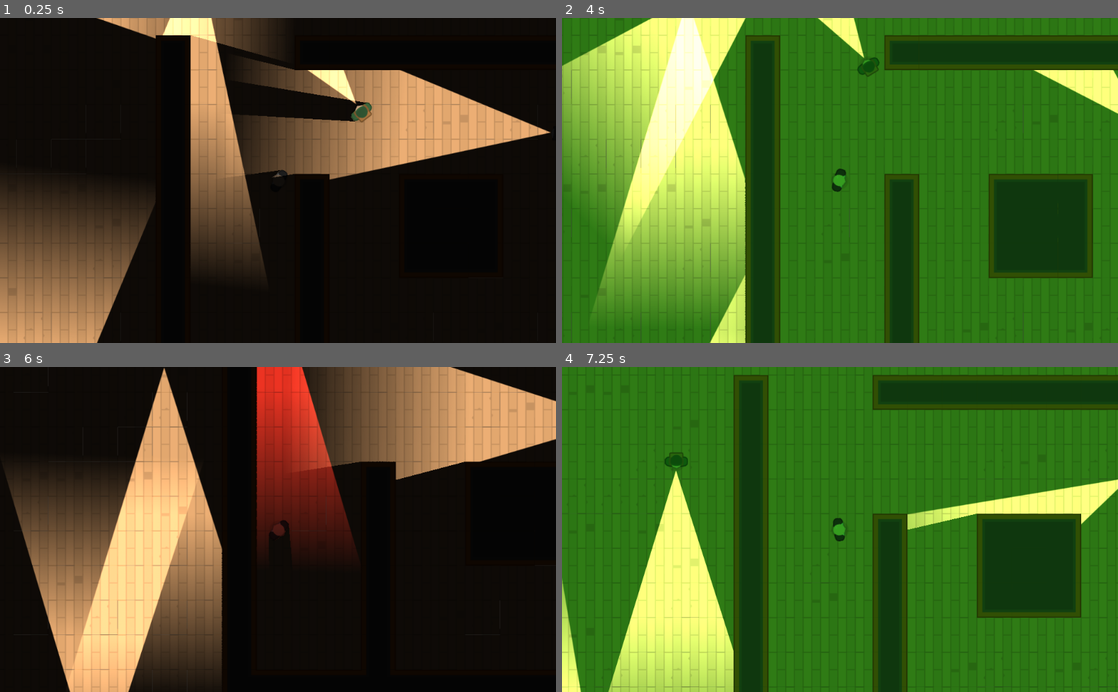
Above: before the commit, frames 1-4 (two rows, left to right).
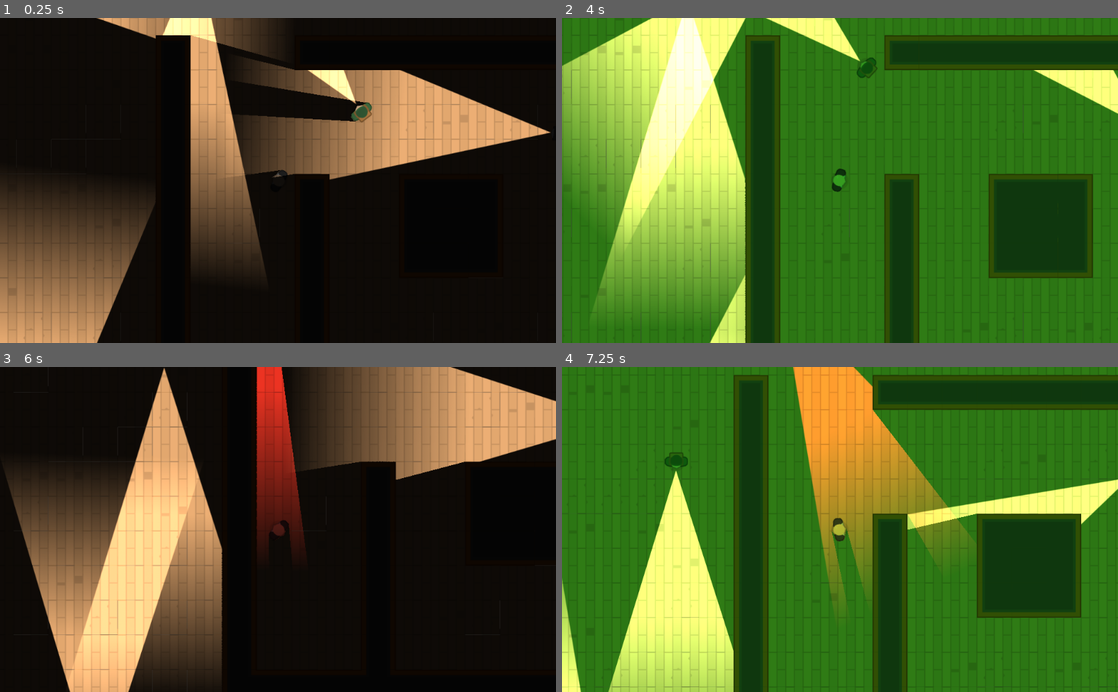
Above: after the commit, the same moments.

Repository: ericmdunn/Heist-Meisters
Game: Godot game, scene res://Levels/Level5.tscn
The game is run twice, just before and just after one commit, with the same random seed, the same clock (stepped at 60 frames per second) and the same inputs. This scene is started directly instead of the project's main scene.
Inputs (mouse positions are in pixels of both pictures, inside the frame that each line leads up to):
- Up to frame 1 (0.25 s): no input
- Up to frame 2 (4 s): move the mouse to (962, 164) at 0.52 s; hold D (move_right) 0.53-1.28 s; hold E (toggle_vision_mode) 0.53-1.28 s; move the mouse to (728, 196) at 1.27 s; hold S (move_down) 1.28-2.03 s; tap E (toggle_vision_mode) at 1.35, 2.85 s; move the mouse to (895, 109) at 2.02 s; hold D (move_right) 2.03-2.78 s; hold E (toggle_vision_mode) 2.03-2.78 s; tap Enter at 2.75 s; move the mouse to (812, 245) at 2.77 s; hold W (move_up) 2.78-3.53 s; move the mouse to (1006, 229) at 3.52 s; hold A (move_left) from 3.53 s (still down); hold E (toggle_vision_mode) from 3.53 s (still down)
- Up to frame 3 (6 s): move the mouse to (111, 480) at 4.27 s; release E (toggle_vision_mode) at 4.28 s; tap E (toggle_vision_mode) at 4.35, 5.85 s; move the mouse to (305, 529) at 5.02 s; release A (move_left) at 5.03 s; hold S (move_down) 5.03-5.78 s; hold E (toggle_vision_mode) 5.03-5.78 s; move the mouse to (194, 448) at 5.77 s; hold D (move_right) from 5.78 s (still down)
- Up to frame 4 (7.25 s): move the mouse to (962, 513) at 6.52 s; release D (move_right) at 6.53 s; hold W (move_up) from 6.53 s (still down); hold E (toggle_vision_mode) from 6.53 s (still down)

The runs differ from the first frame. In frame 1, less than 0.1% of the frame differs, in the area x 63-64%, y 31-32%; in frame 2, 1.1%; in frame 3, 3.7%; in frame 4, 10%, in the area x 41-75%, y 0-75%.

Commit message:
Worked on fixing guard movement in level 5; little progress made

Diff:
--- a/project/Levels/Level4.tscn
+++ b/project/Levels/Level4.tscn
@@ -12,8 +12,7 @@
 tile_data = PoolIntArray( 262171, 1073741841, 0, 262172, -536870892, 0, 262173, 1073741841, 0, 262174, -536870881, 0, 524295, -536870900, 0, 524318, -1073741812, 0, 589831, -536870899, 0, 589854, -1073741811, 0, 655367, -1610612724, 0, 655390, -2147483636, 0 )
 
 [node name="Guard" parent="Guards" index="0" instance=ExtResource( 1 )]
-position = Vector2( 491.221, 348 )
-move_in_circle = true
+position = Vector2( 567.307, 348 )
 
 [node name="Destinations" type="Node" parent="Guards/Guard" index="5"]
 
--- a/project/Levels/Level5.tscn
+++ b/project/Levels/Level5.tscn
@@ -145,7 +145,7 @@
 
 [node name="Guard" parent="Guards" index="0" instance=ExtResource( 3 )]
 position = Vector2( 125.716, 906.949 )
-move_in_circle = true
+move_in_loop = true
 
 [node name="Destinations" type="Node" parent="Guards/Guard" index="5"]
 
@@ -163,11 +163,12 @@
 
 [node name="Guard2" parent="Guards" index="1" instance=ExtResource( 3 )]
 position = Vector2( 896.662, 1179.69 )
-move_in_circle = true
+move_in_loop = true
 
 [node name="Destinations" type="Node2D" parent="Guards/Guard2" index="5"]
 
 [node name="Position2D" type="Position2D" parent="Guards/Guard2/Destinations" index="0"]
+position = Vector2( 2.37842, 0 )
 
 [node name="Position2D2" type="Position2D" parent="Guards/Guard2/Destinations" index="1"]
 position = Vector2( 313.951, 21.4058 )
@@ -180,7 +181,7 @@
 
 [node name="Guard3" parent="Guards" index="2" instance=ExtResource( 3 )]
 position = Vector2( 1413.49, 1176.76 )
-move_in_circle = true
+move_in_loop = true
 
 [node name="Destinations" type="Node2D" parent="Guards/Guard3" index="0"]
 position = Vector2( -516.828, 2.93335 )
--- a/project/NPCs/Guard.gd
+++ b/project/NPCs/Guard.gd
@@ -13,16 +13,19 @@
 
 export var minimum_arrival_distance = 5
 export var walk_speed = 0.5
-export var move_in_circle = false
+export var move_in_loop = false
 
 
 func _ready():
 	randomize()
-	if move_in_circle:
+	if move_in_loop:
 		$Timer.set_wait_time(0.01)
 		print("Has set_wait_time been set properly?")
 		print($Timer.get_wait_time())
 	possible_destinations = destinations.get_children()
+	print(name)
+	for each in possible_destinations:
+		print(each.position)
 	make_path()
 
 
@@ -62,12 +65,10 @@
 	if path.size() > 0:
 		path.remove(0)
 
-	if direction == 1 or move_in_circle:
+	if direction == 1 or move_in_loop:
 		for destination in possible_destinations:
 			path.push_back(destination.position)
 		direction = -1
-		print(direction)
-		print(path)
 	else:
 		for destination in possible_destinations:
 			path.push_front(destination.position)
